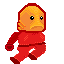
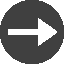
Two versions of the same layered image (64×64). Layer-by-layer changes:
added layer "Button Right" (75%) above "Button Left" over [0,0,64,64]
hid "PlayerJump64 copy" over [5,3,46,64]
